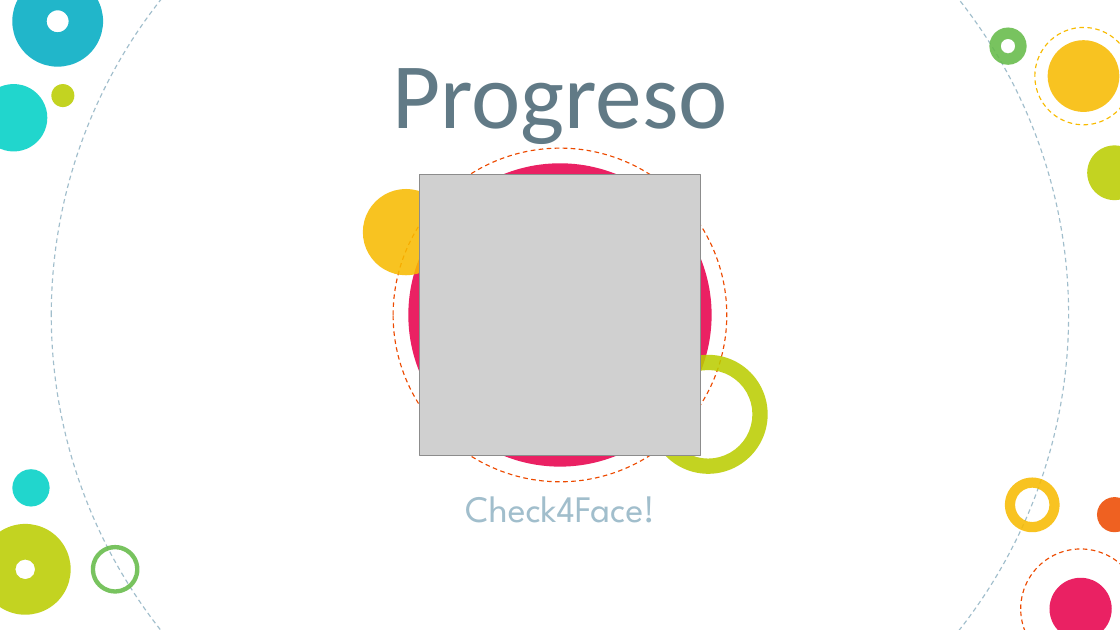
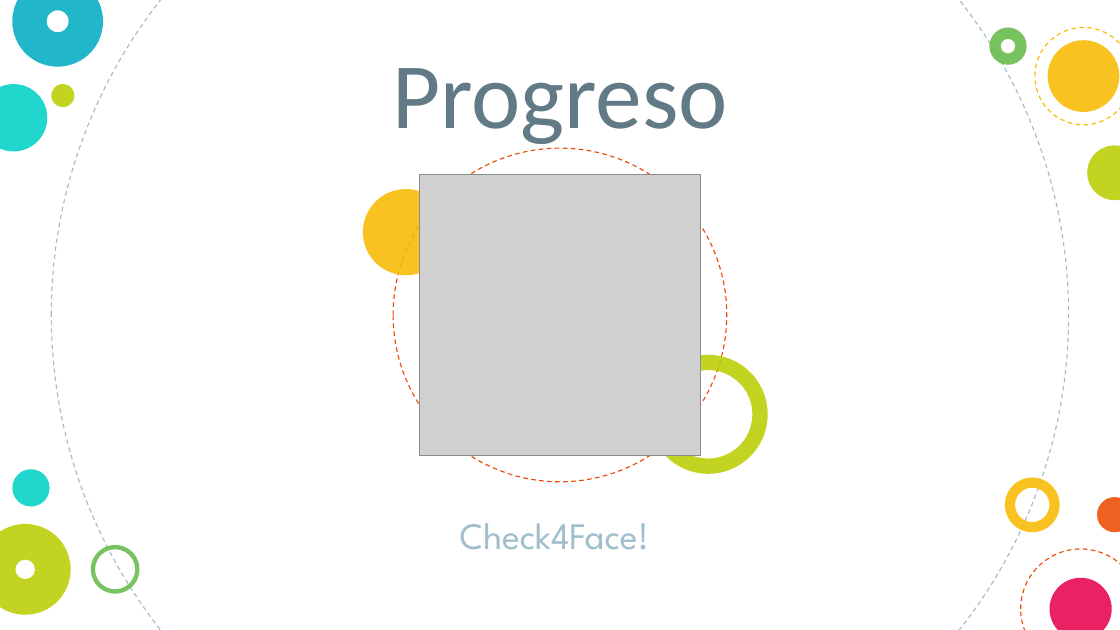
Before and after one commit to basfom/Check4Face, a slide deck: slide 2 of presentacion.pptx. Drawn at 1120x630 pixels with LibreOffice and Linux fonts; fonts in the diff are those of the drawing; grey boxes stand for pictures. Boxes give left, top, right and bottom in pixels: in the first picture for what was removed or moved away, otherwise in the second. Text is boxed around its words. In the diff, an @@ line names an element or a change of style, - is before the commit and + after.

```diff
--- a/presentacion.pptx
+++ b/presentacion.pptx
@@ ellipse removed at <box>409,164,712,467</box> @@
@@ subtitle "Check4Face!": place and size @@
-subtitle "Check4Face!" at <box>465,496,655,522</box>
+subtitle "Check4Face!" at <box>460,523,650,549</box>
```
Also in this commit, not shown: 2 other slides changed, 1 slide added.
